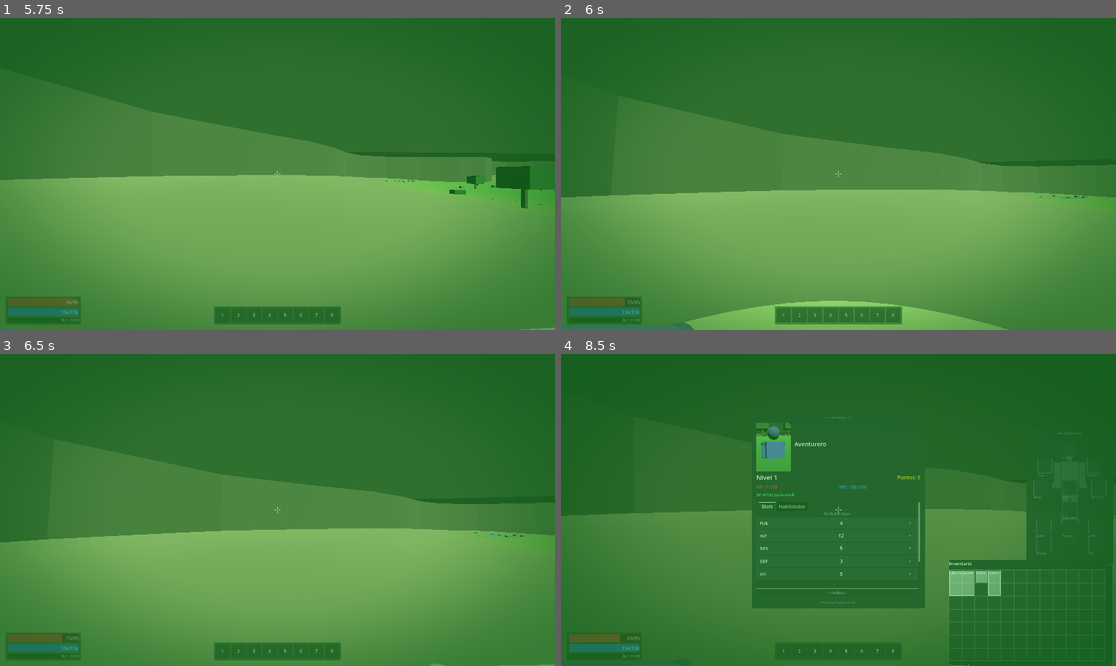
Above: before the commit, frames 1-4 (two rows, left to right).
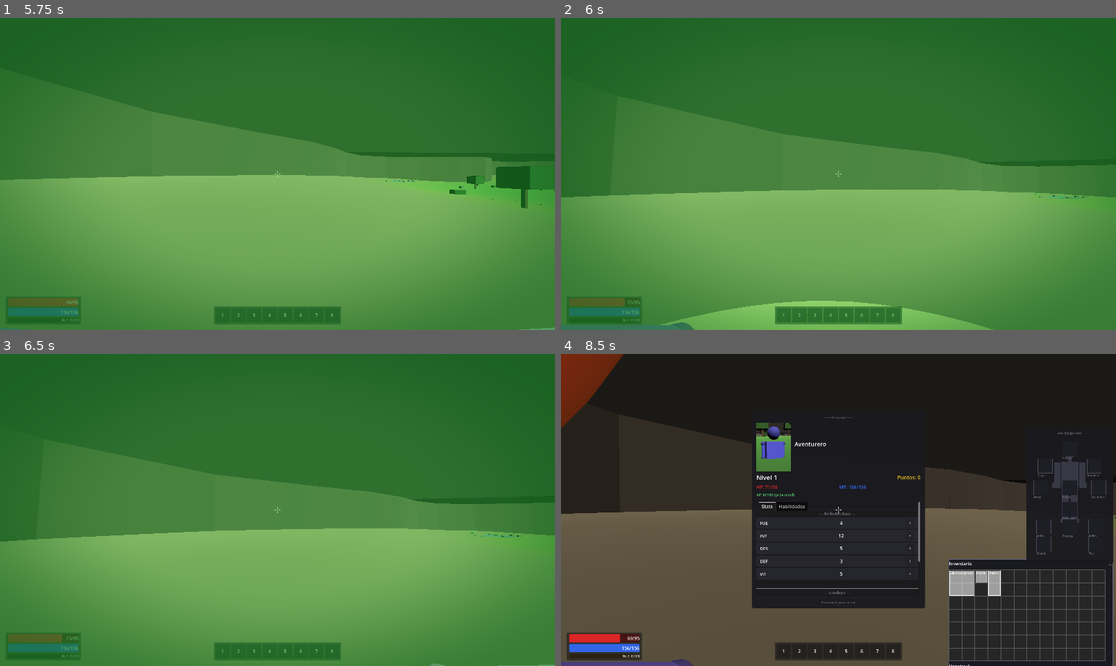
Above: after the commit, the same moments.

Repository: Jouyancito/another-game-of-dungeon
Game: Godot game, scene res://scenes/levels/floor1_prairie.tscn
The game is run twice, just before and just after one commit, with the same random seed, the same clock (stepped at 60 frames per second) and the same inputs. This scene is started directly instead of the project's main scene.
Inputs (mouse positions are in pixels of both pictures, inside the frame that each line leads up to):
- Up to frame 1 (5.75 s): tap Enter at 0.5 s; move the mouse to (305, 174) at 0.52 s; hold Ctrl (crouch) 0.53-1.28 s; hold W (move_forward) from 0.53 s (still down); click (305, 174) at 0.67 s; tap Space (jump) at 0.77, 1.52, 3.02, 3.77, 4.52 s; move the mouse to (249, 174) at 1.27 s; tap E (interact) at 1.35 s; move the mouse to (288, 167) at 2.02 s; hold Shift (sprint) 2.03-2.78 s; move the mouse to (271, 180) at 2.77 s; tap F (toggle_torch) at 2.85 s; click (271, 180) at 2.92 s; move the mouse to (316, 177) at 3.52 s; tap K at 3.6 s; move the mouse to (233, 170) at 4.27 s; tap 1 at 4.35 s; move the mouse to (283, 174) at 5.02 s; tap 2 at 5.1 s; click (283, 174) at 5.17 s
- Up to frame 2 (6 s): move the mouse to (816, 167) at 5.77 s; release W (move_forward) at 5.78 s; hold D (move_right) from 5.78 s (still down); tap 3 at 5.85 s
- Up to frame 3 (6.5 s): keep holding D (move_right); tap Space (jump) at 6.02 s
- Up to frame 4 (8.5 s): move the mouse to (866, 510) at 6.52 s; release D (move_right) at 6.53 s; hold W (move_forward) 6.53-8.03 s; tap R at 6.6 s; tap Space (jump) at 6.77, 7.52 s; move the mouse to (810, 510) at 7.27 s; tap C at 7.35 s; click (810, 510) at 7.42 s; move the mouse to (838, 510) at 8.02 s; hold S (move_backward) from 8.03 s (still down); tap Tab at 8.1 s; click (838, 510) at 8.17 s

Frame 1 is identical in both runs. In frame 2, 0.4% of the frame differs, in the area x 2-95%, y 33-100%; in frame 3, 0.2%; in frame 4, 100%, in the area x 0-100%, y 0-100%.

Commit message:
fix(king_slime): slow persistente fuera de acid pool
Bug: ContactAura + _apply_slow (pool/proyectil) se pisaban. Cuando el
slow de pool se disparaba DENTRO del radio de ContactAura, guardaba
como 'orig' el speed ya reducido por la aura (ej: orig*0.2). Al
expirar restauraba a ese valor falso. Si el player salia de la aura
antes de que expirara, quedaba al 20% speed GLOBALMENTE hasta cerrar
el juego.

Fix 1 — _apply_slow: lee siempre el TRUE orig via meta
'king_slime_orig_speed' (set por la aura) o current speed si la aura
no esta. Guarda ese valor en 'king_slime_proj_slow' meta.

Fix 2 — _slow_restore_watcher: al expirar, si ContactAura sigue
activa (tiene meta orig) → restaura a true_orig * CONTACT_SLOW
(respeta el slow de aura). Si no → true_orig puro.

Fix 3 — _exit_tree del boss: barrido global de players en grupo
'player' con meta proj_slow colgante — fuerza restore + cleanup.
Garantiza que matar al King Slime no deja slows pegados.

Diff:
--- a/game/scenes/enemy/king_slime.gd
+++ b/game/scenes/enemy/king_slime.gd
@@ -312,13 +312,16 @@
 	if not "speed" in body:
 		return
 	var meta_key: String = "king_slime_proj_slow"
+	# TRUE orig: si ContactAura ya guardo el speed original, usar ese.
+	# Evita guardar un speed ya reducido por la aura como "orig".
+	var true_orig: float = body.get_meta("king_slime_orig_speed", body.speed)
 	if body.has_meta(meta_key):
+		# Slow ya activo — solo extender duracion, NO re-aplicar
 		body.set_meta(meta_key + "_until", Time.get_ticks_msec() + int(duration * 1000))
 		return
-	var orig: float = body.speed
-	body.set_meta(meta_key, orig)
+	body.set_meta(meta_key, true_orig)
 	body.set_meta(meta_key + "_until", Time.get_ticks_msec() + int(duration * 1000))
-	body.speed = orig * mult
+	body.speed = true_orig * mult
 	_slow_restore_watcher(body, meta_key)
 
 
@@ -337,12 +340,18 @@
 		if Time.get_ticks_msec() >= until:
 			if not is_instance_valid(body):
 				return
-			var orig: float = body.get_meta(meta_key, body.speed if "speed" in body else 0.0)
-			if "speed" in body and not body.has_meta("king_slime_orig_speed"):
-				body.speed = orig
+			var true_orig: float = body.get_meta(meta_key, body.speed if "speed" in body else 0.0)
+			# Si la ContactAura sigue activa, restaurar al slow de la aura.
+			# Si no, restaurar al speed verdadero original.
+			if "speed" in body:
+				if body.has_meta("king_slime_orig_speed"):
+					body.speed = true_orig * CONTACT_SLOW
+				else:
+					body.speed = true_orig
 			if is_instance_valid(body):
 				body.remove_meta(meta_key)
 				body.remove_meta(meta_key + "_until")
+			return
 			return
 
 
@@ -405,6 +414,17 @@
 	for p in _players_in_contact:
 		_restore_player_speed(p)
 		_detach_gelatin_overlay(p)
+	# Barrido global: cualquier player con slow de pool/proyectil colgante
+	# tras la muerte del boss — restaurar true orig + limpiar metas.
+	for p in get_tree().get_nodes_in_group("player"):
+		if not is_instance_valid(p):
+			continue
+		if p.has_meta("king_slime_proj_slow"):
+			var true_orig: float = p.get_meta("king_slime_proj_slow")
+			if "speed" in p:
+				p.speed = true_orig
+			p.remove_meta("king_slime_proj_slow")
+			p.remove_meta("king_slime_proj_slow_until")
 
 
 # ──────────────────────────────────────────────────────────────────────
